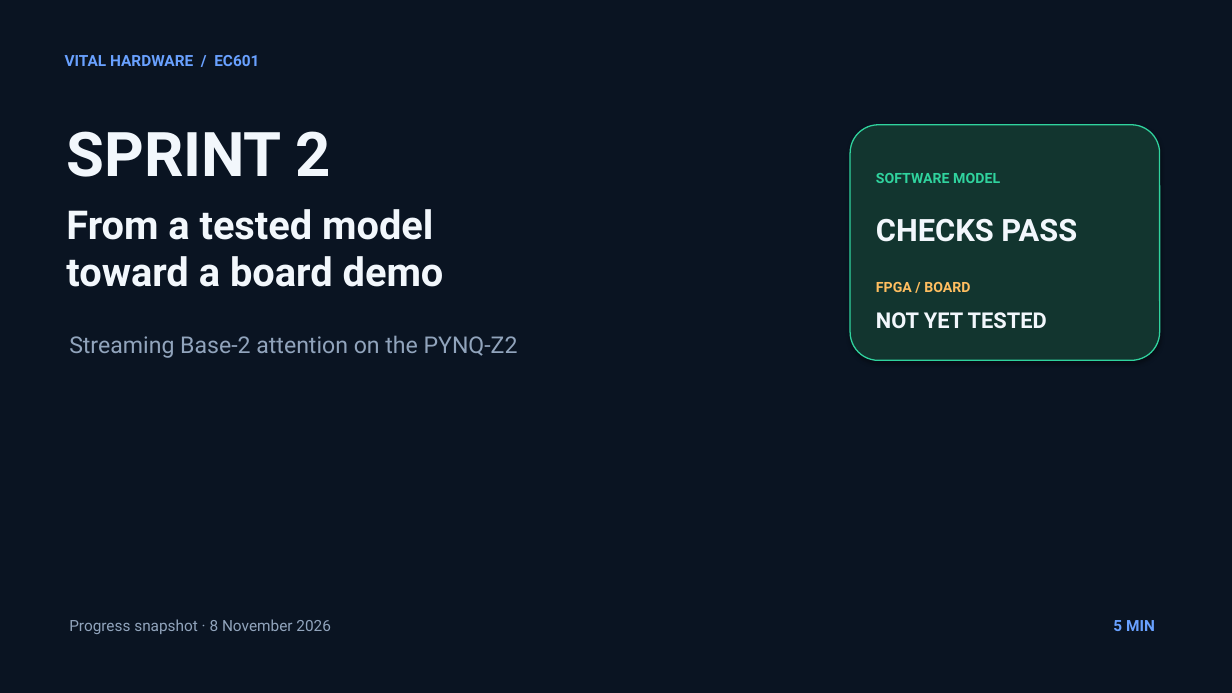
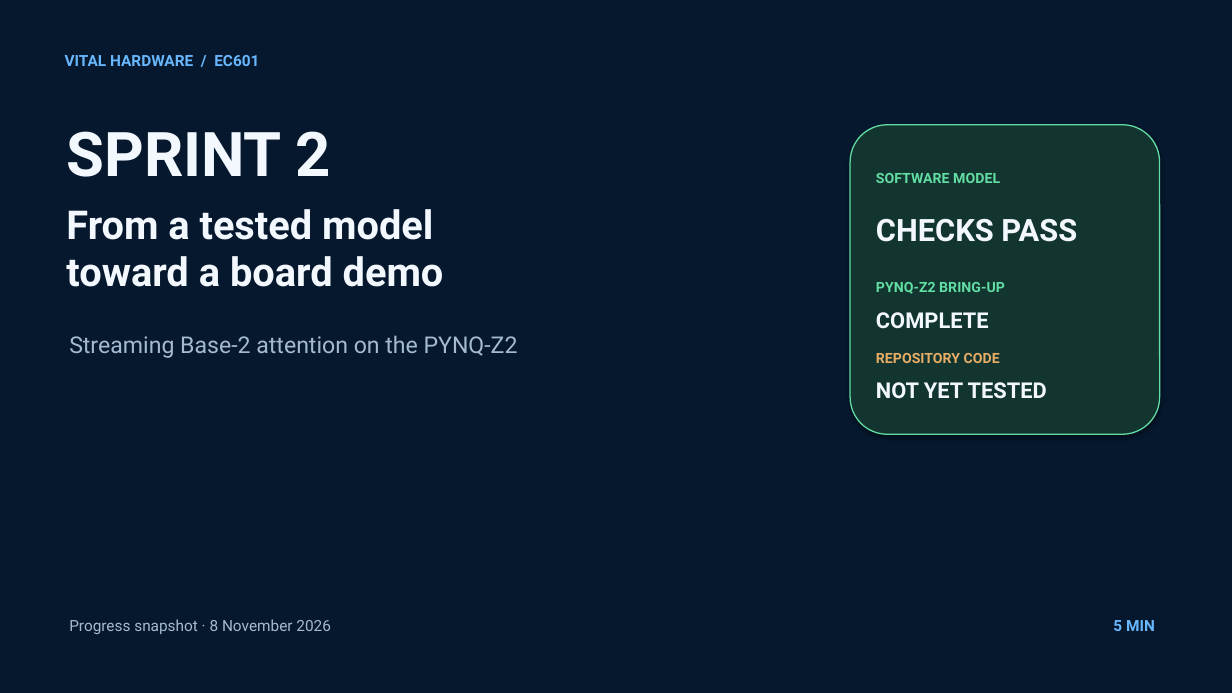
Before and after one commit to DomMurphy-git/ViTAl-Hardware, a slide deck: slide 1 of docs/presentations/Sprint2_Progress.pptx. Drawn at 1232x693 pixels with LibreOffice and Linux fonts; fonts in the diff are those of the drawing. Boxes give left, top, right and bottom in pixels: in the first picture for what was removed or moved away, otherwise in the second. Text is boxed around its words. In the diff, an @@ line names an element or a change of style, - is before the commit and + after.

```diff
--- a/docs/presentations/Sprint2_Progress.pptx
+++ b/docs/presentations/Sprint2_Progress.pptx
@@ background #0A1422 to #06182D @@
@@ text "VITAL HARDWARE / EC601" at (x1=65, y1=55, x2=259, y2=66): text colour #69A1FF to #68B7FF @@
@@ rounded rectangle resized from (x1=850, y1=125, x2=1160, y2=360) to (x1=850, y1=125, x2=1160, y2=434) @@
@@ rounded rectangle at (x1=850, y1=125, x2=1160, y2=434): outline #30D39E 1 pt to #62DDA4 1 pt @@
@@ text "SOFTWARE MODEL" at (x1=876, y1=173, x2=1000, y2=183): text colour #30D39E to #62DDA4 @@
@@ text at (x1=876, y1=282, x2=1005, y2=294): text changed; text colour #FFBE60 to #62DDA4 @@
-FPGA / BOARD
+PYNQ-Z2 BRING-UP
@@ text "Streaming Base-2 attention on the ..." at (x1=69, y1=335, x2=518, y2=358): text colour #91A4BC to #A4BAD0 @@
@@ text added at (x1=876, y1=312, x2=989, y2=329), 17 pt, text #F3F8FF, bold @@
+COMPLETE
@@ text added at (x1=876, y1=353, x2=1000, y2=363), 11 pt, text #E8AD66, bold @@
+REPOSITORY CODE
@@ text "NOT YET TESTED" moved from (x1=876, y1=312, x2=1047, y2=329) to (x1=876, y1=382, x2=1047, y2=399) @@
@@ text "NOT YET TESTED" at (x1=876, y1=382, x2=1047, y2=399): text colour #F2F7FC to #F3F8FF @@
@@ text "Progress snapshot · 8 November ..." at (x1=69, y1=619, x2=331, y2=634): text colour #91A4BC to #A4BAD0 @@
@@ text "5 MIN" at (x1=1113, y1=620, x2=1155, y2=631): text colour #69A1FF to #68B7FF @@
```
Also in this commit, not shown: 5 other slides changed, 4 other files.
